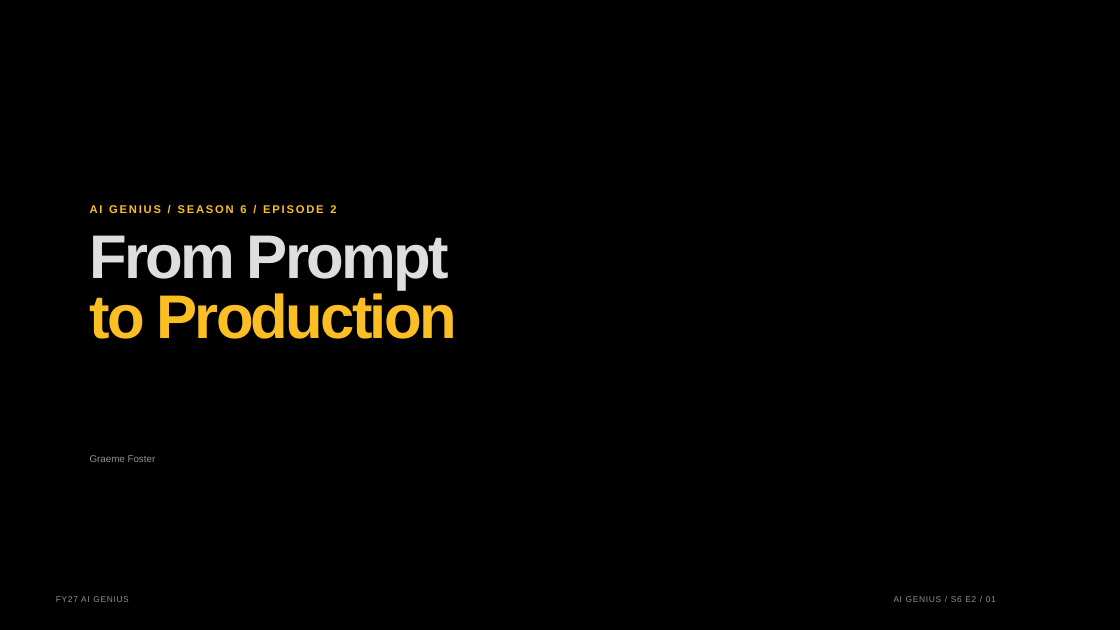
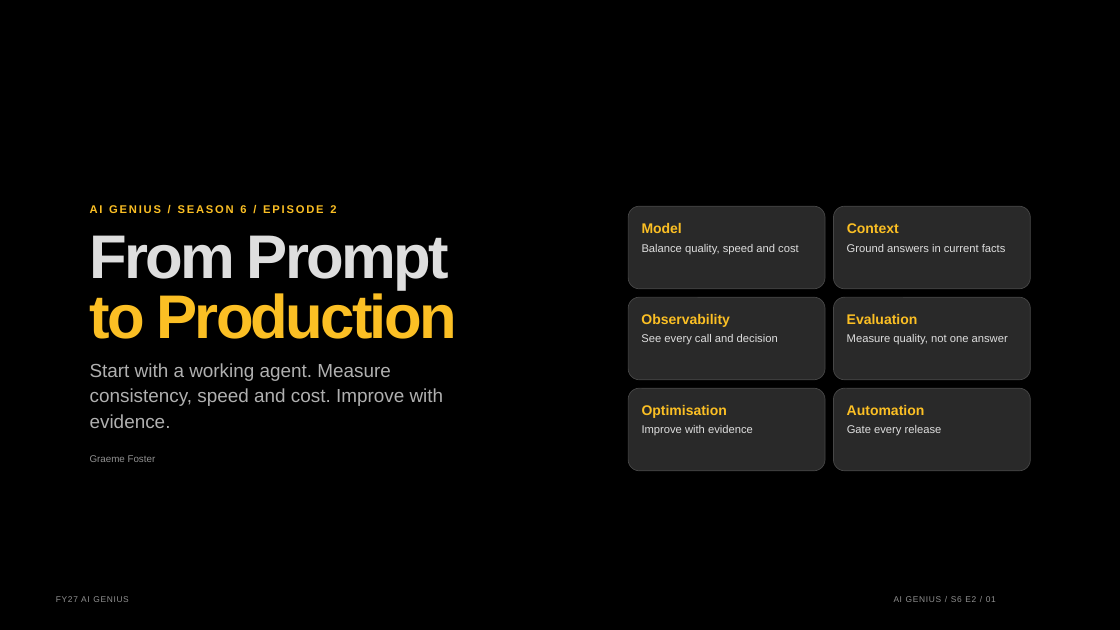
Before and after one commit to graemefoster/FoundryEvalsAndObservability, a slide deck: slide 1 of presentation/presentation.pptx. Drawn at 1120x630 pixels with LibreOffice and Linux fonts; fonts in the diff are those of the drawing; background and template pictures are left out. Boxes give left, top, right and bottom in pixels: in the first picture for what was removed or moved away, otherwise in the second. Text is boxed around its words. In the diff, an @@ line names an element or a change of style, - is before the commit and + after.

```diff
--- a/presentation/presentation.pptx
+++ b/presentation/presentation.pptx
@@ rounded rectangle added at (628, 206, 825, 288), fill #292929, outline #474747 0.6 pt @@
@@ rounded rectangle added at (833, 206, 1030, 288), fill #292929, outline #474747 0.6 pt @@
@@ text added at (642, 223, 682, 233), 12 pt, text #FBBF24, bold @@
+Model
@@ text added at (847, 223, 899, 233), 12 pt, text #FBBF24, bold @@
+Context
@@ text added at (642, 244, 799, 255), 9.6 pt, text #DEDEDE @@
+Balance quality, speed and cost
@@ text added at (847, 244, 1006, 252), 9.6 pt, text #DEDEDE @@
+Ground answers in current facts
@@ rounded rectangle added at (628, 297, 825, 380), fill #292929, outline #474747 0.6 pt @@
@@ rounded rectangle added at (833, 297, 1030, 380), fill #292929, outline #474747 0.6 pt @@
@@ text added at (641, 314, 730, 327), 12 pt, text #FBBF24, bold @@
+Observability
@@ text added at (847, 314, 918, 324), 12 pt, text #FBBF24, bold @@
+Evaluation
@@ text added at (641, 334, 778, 345), 9.6 pt, text #DEDEDE @@
+See every call and decision
@@ text added at (847, 334, 1008, 345), 9.6 pt, text #DEDEDE @@
+Measure quality, not one answer
@@ text added at (90, 363, 391, 381), 16.2 pt, text #B0B0B0 @@
+Start with a working agent. Measure
@@ text added at (90, 388, 444, 406), 16.2 pt, text #B0B0B0 @@
+consistency, speed and cost. Improve with
@@ rounded rectangle added at (628, 388, 825, 471), fill #292929, outline #474747 0.6 pt @@
@@ rounded rectangle added at (833, 388, 1030, 471), fill #292929, outline #474747 0.6 pt @@
@@ text added at (90, 414, 171, 428), 16.2 pt, text #B0B0B0 @@
+evidence.
@@ text added at (642, 405, 727, 418), 12 pt, text #FBBF24, bold @@
+Optimisation
@@ text added at (847, 405, 925, 415), 12 pt, text #FBBF24, bold @@
+Automation
@@ text added at (642, 425, 753, 435), 9.6 pt, text #DEDEDE @@
+Improve with evidence
@@ text added at (847, 425, 942, 436), 9.6 pt, text #DEDEDE @@
+Gate every release
```
Also in this commit, not shown: 16 other slides changed, 8 slides added, 2 slides removed, 36 other files.
